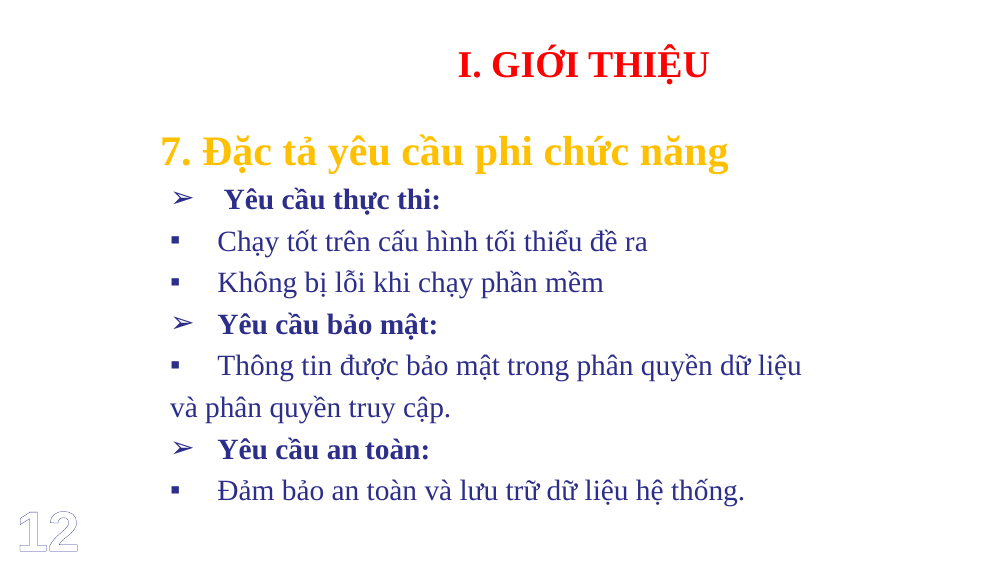
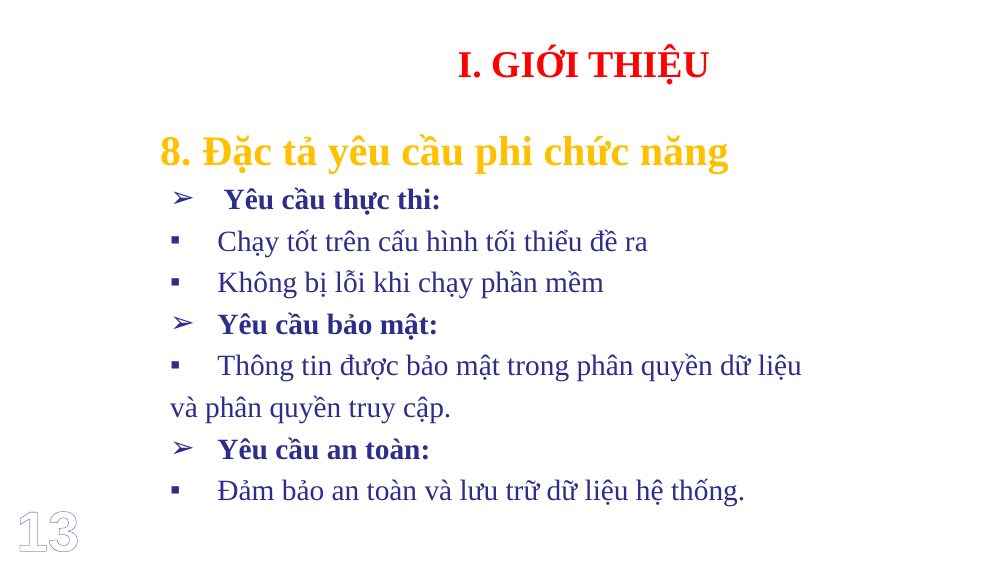
Before and after one commit to cuongtq185/LuanVanTotNghiep, a slide deck: slide 14 of Trần Quốc Cường - slide báo cáo luận văn.pptx (slide 13 before the commit). Drawn at 1008x567 pixels with LibreOffice and Linux fonts; fonts in the diff are those of the drawing; background and template pictures are left out. Boxes give left, top, right and bottom in pixels: in the first picture for what was removed or moved away, otherwise in the second. Text is boxed around its words. In the diff, an @@ line names an element or a change of style, - is before the commit and + after.

```diff
--- a/Trần Quốc Cường - slide báo cáo luận văn.pptx
+++ b/Trần Quốc Cường - slide báo cáo luận văn.pptx
@@ text at bbox=[160, 134, 729, 173]: text changed @@
-  7. Đặc tả yêu cầu phi chức năng
+  8. Đặc tả yêu cầu phi chức năng
@@ text at bbox=[16, 511, 79, 552]: text changed @@
-12
+13
```
Also in this commit, not shown: 26 other slides changed, 6 slides added, 2 slides removed, 3 other files.
